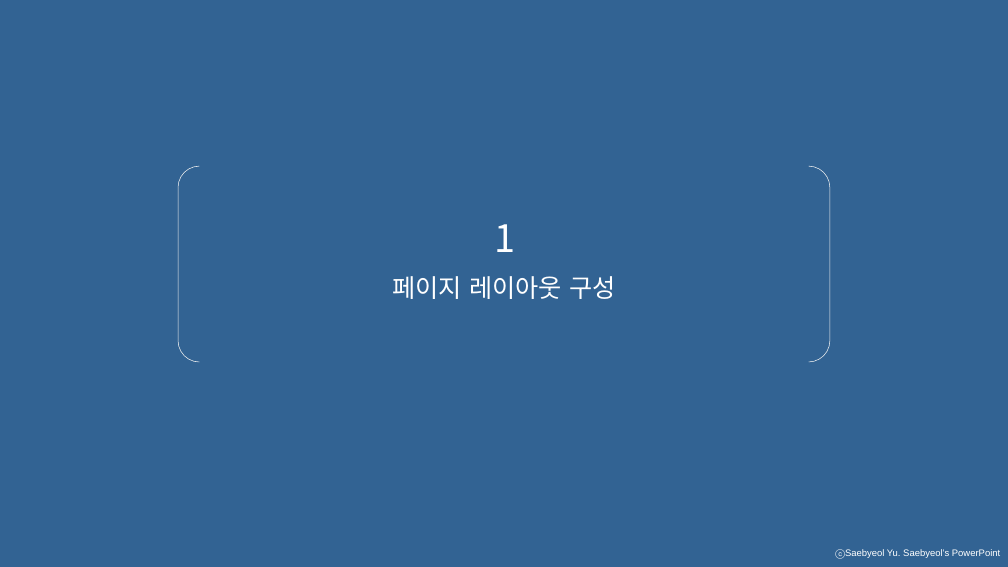
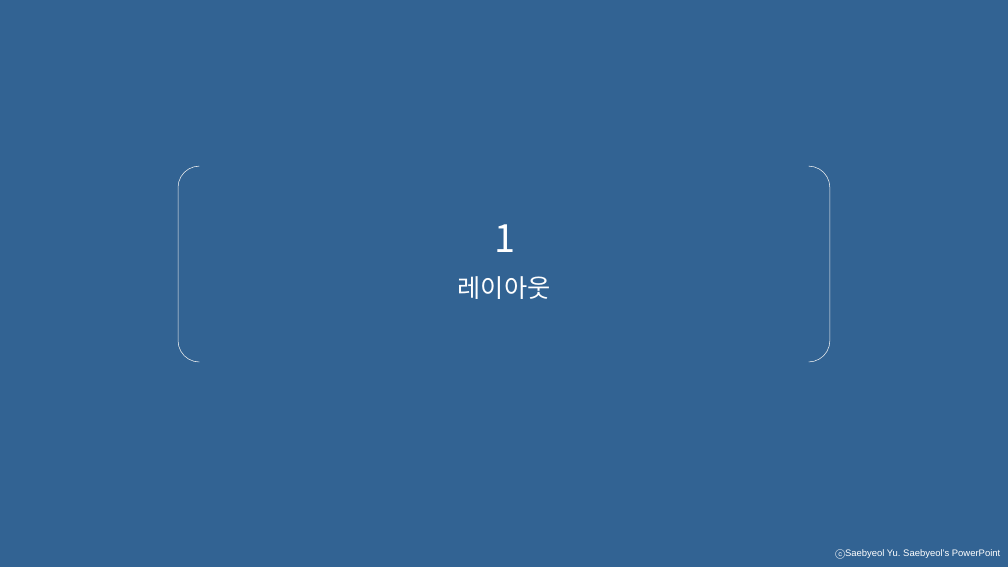
Before and after one commit to geoni4/summary, a slide deck: slide 4 of 프로젝트 발표자료 모음/jsp-servlet 발표 자료/jsp-servlet 발표자료.pptx (slide 3 before the commit). Drawn at 1008x567 pixels with LibreOffice and Linux fonts; fonts in the diff are those of the drawing. Boxes give left, top, right and bottom in pixels: in the first picture for what was removed or moved away, otherwise in the second. Text is boxed around its words. In the diff, an @@ line names an element or a change of style, - is before the commit and + after.

```diff
--- a/프로젝트 발표자료 모음/jsp-servlet 발표 자료/jsp-servlet 발표자료.pptx
+++ b/프로젝트 발표자료 모음/jsp-servlet 발표 자료/jsp-servlet 발표자료.pptx
@@ text at [458,276,551,299]: text changed @@
-페이지 레이아웃 구성
+레이아웃
```
Also in this commit, not shown: 4 other slides changed, 7 slides added, 32 slides removed, 5 other files.
